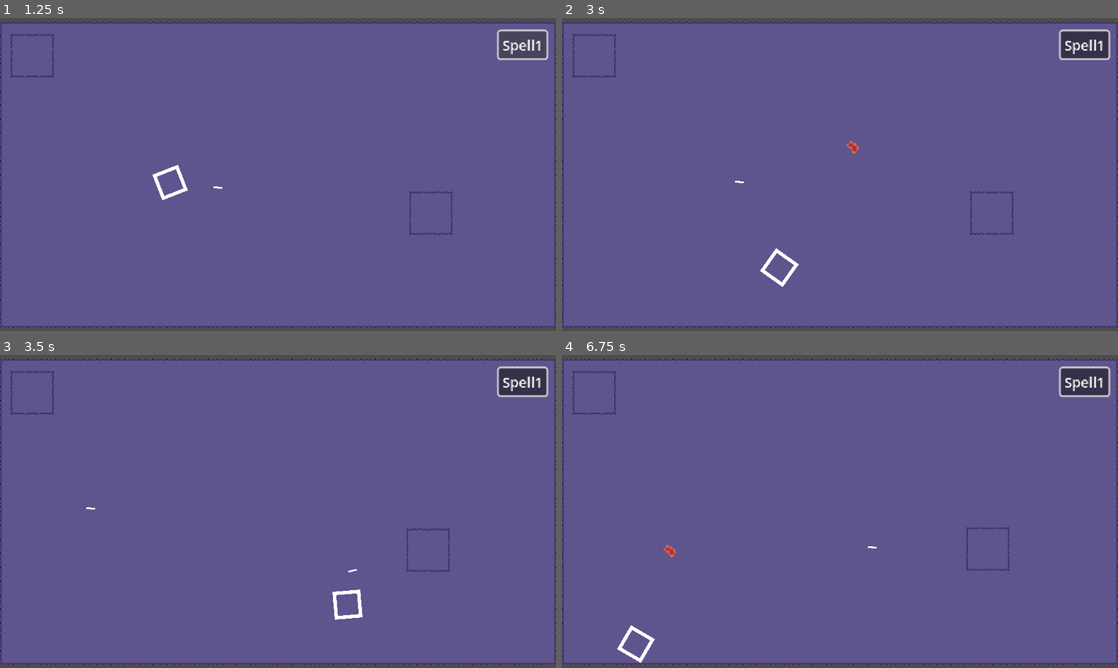
Above: before the commit, frames 1-4 (two rows, left to right).
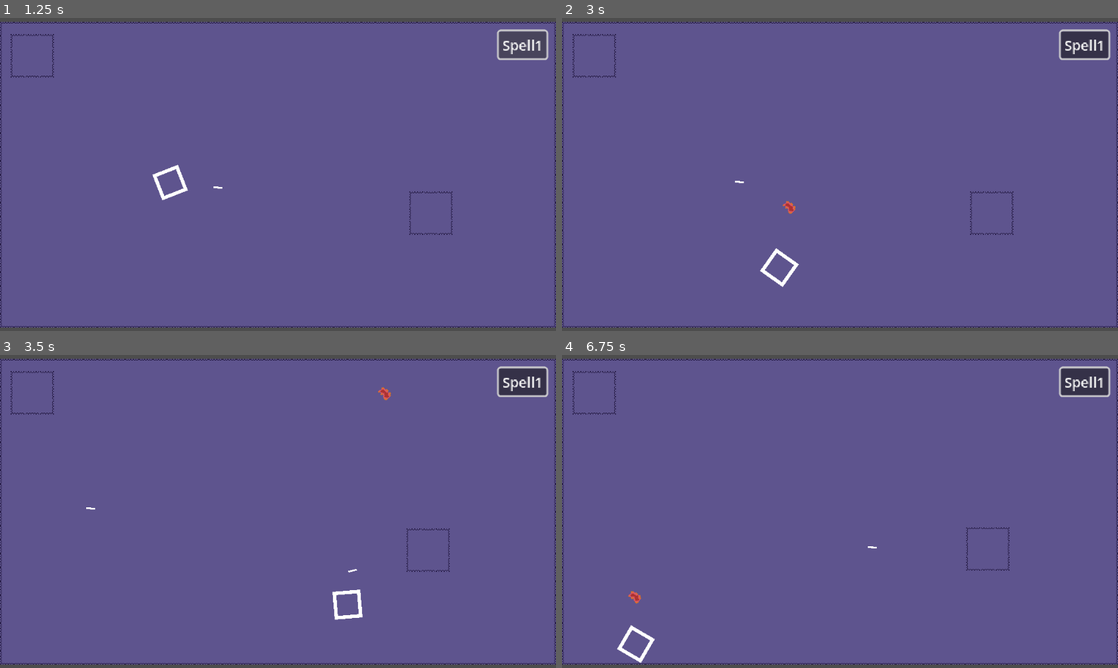
Above: after the commit, the same moments.

Repository: Enoxboo/Project-R
Game: Godot game, scene res://Levels/main_map.tscn
Two runs of this game, one before a commit and one after it. Both use one fixed random seed, a clock stepped at 60 frames per second and the inputs below.
Inputs (mouse positions are in pixels of both pictures, inside the frame that each line leads up to):
- Up to frame 1 (1.25 s): click "Spell1" at 0.5 s
- Up to frame 2 (3 s): tap Enter at 1.25 s; move the mouse to (962, 158) at 1.27 s; press the mouse at (962, 158) at 1.28 s; hold D (move_right) 1.28-2.03 s; tap Space (dash) at 2, 2.1 s; move the mouse to (728, 190) at 2.02 s; release the mouse at (728, 190) at 2.03 s; hold S (move_down) 2.03-2.78 s; move the mouse to (895, 105) at 2.77 s; hold D (move_right) from 2.78 s (still down); hold Right mouse button (spell_1) from 2.78 s (still down)
- Up to frame 3 (3.5 s): keep holding D (move_right); keep holding Right mouse button (spell_1)
- Up to frame 4 (6.75 s): move the mouse to (812, 574) at 3.52 s; release D (move_right) at 3.53 s; release Right mouse button (spell_1) at 3.53 s; hold W (move_up) 3.53-4.28 s; tap E (spell_2) at 3.6 s; move the mouse to (1006, 558) at 4.27 s; hold A (move_left) 4.28-5.78 s; tap Tab (switch) at 4.35 s; move the mouse to (673, 464) at 5.02 s; click (673, 464) at 5.1 s; move the mouse to (867, 511) at 5.77 s; hold S (move_down) 5.78-6.53 s; tap Space (dash) at 5.85 s; move the mouse to (756, 433) at 6.52 s; hold D (move_right) from 6.53 s (still down); right-click (756, 433) at 6.6 s

Frame 1 is identical in both runs. In frame 2, 0.1% of the frame differs, in the area x 39-54%, y 39-63%; in frame 3, less than 0.1%; in frame 4, 0.1%, in the area x 11-21%, y 60-80%.

Commit message:
feat: add simple mana zone on fireball

Diff:
--- a/Combat/mana_zone.gd
+++ b/Combat/mana_zone.gd
@@ -1,8 +1,17 @@
 extends Area2D
 
 @onready var sprite: Sprite2D = $Sprite
+
 var element: String
 
 func _ready() -> void:
 	if element == "Fire":
 		sprite.modulate = "Red"
+
+
+func _on_area_entered(area: Area2D) -> void:
+	area.burn(3, 1)
+
+
+func _on_timer_timeout() -> void:
+	queue_free()
--- a/Combat/mana_zone.tscn
+++ b/Combat/mana_zone.tscn
@@ -4,13 +4,23 @@
 [ext_resource type="Texture2D" uid="uid://dx22x8do7v52x" path="res://Player/_Sprites/mana.png" id="2_hi7ij"]
 
 [sub_resource type="RectangleShape2D" id="RectangleShape2D_6fbgd"]
-size = Vector2(8, 8)
+size = Vector2(64, 64)
 
 [node name="ManaZone" type="Area2D"]
+collision_layer = 16
+collision_mask = 64
 script = ExtResource("1_4akwi")
 
 [node name="Sprite" type="Sprite2D" parent="."]
+scale = Vector2(8, 8)
 texture = ExtResource("2_hi7ij")
 
 [node name="CollisionShape" type="CollisionShape2D" parent="."]
 shape = SubResource("RectangleShape2D_6fbgd")
+
+[node name="Timer" type="Timer" parent="."]
+one_shot = true
+autostart = true
+
+[connection signal="area_entered" from="." to="." method="_on_area_entered"]
+[connection signal="timeout" from="Timer" to="." method="_on_timer_timeout"]
--- a/Player/Spells/Fire/fire_ball.gd
+++ b/Player/Spells/Fire/fire_ball.gd
@@ -3,8 +3,8 @@
 const FIRE = preload("uid://b2qji8hvgq83i")
 const MANA_ZONE = preload("uid://c67wryal1n8u2")
 
-var fireball_speed: float = 1000.0
-var fireball_time: float = 10.0
+var fireball_speed: float = 500.0
+var fireball_time: float = 1.0
 var ally: bool = true
 var damage: int = 1
 var fireball_stun: float = 0.2
@@ -12,8 +12,20 @@
 var size: Vector2 = Vector2(10.0, 14.0)
 
 func _on_area_entered(area: Area2D) -> void:
-	area.burn(3, 1)
+	call_deferred("_spawn_zone", area)
+
+func _spawn_zone(area: Area2D) -> void:
 	var zone = MANA_ZONE.instantiate()
+	zone.element = "Fire"
+	area.get_tree().current_scene.add_child(zone)
+	zone.global_position = area.global_position
+
+func apply_spell(projectile: Projectile) -> void:
+	print("Position:", projectile.global_position)
+	var zone = MANA_ZONE.instantiate()
+	zone.element = "Fire"
+	projectile.get_tree().current_scene.add_child(zone)
+	zone.global_position = projectile.global_position
 
 func cast(player) -> bool:
 	if not super.cast(player):
@@ -24,5 +36,6 @@
 
 	var proj = ProjectileHelper.throw(player, FIRE, size, fireball_speed, fireball_time, ally, damage, fireball_stun, true)
 	proj.area_2d.area_entered.connect(_on_area_entered)
+	proj.timer.timeout.connect(func(): apply_spell(proj))
 
 	return true
--- a/Projectiles/projectile.gd
+++ b/Projectiles/projectile.gd
@@ -54,9 +54,13 @@
 	if timer.is_stopped():
 		queue_free()
 
+
 	position += direction * speed * delta
-
 
 func _on_area_2d_area_entered(area: Area2D) -> void:
 	if area.has_method("take_damage") and is_attack:
 		area.take_damage(damage, direction, stun_duration)
+	queue_free()
+
+func apply_spell():
+	pass
